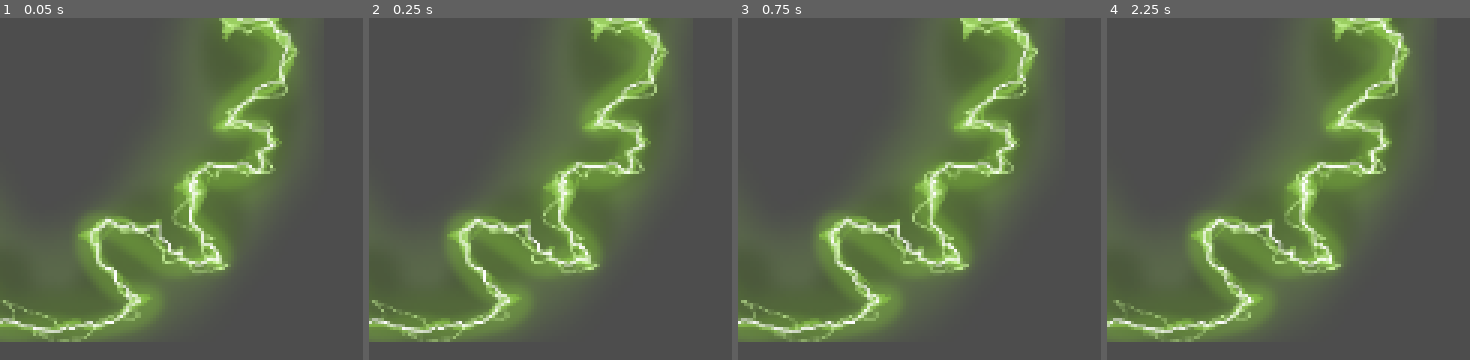
Above: before the commit, frames 1-4 (left to right).
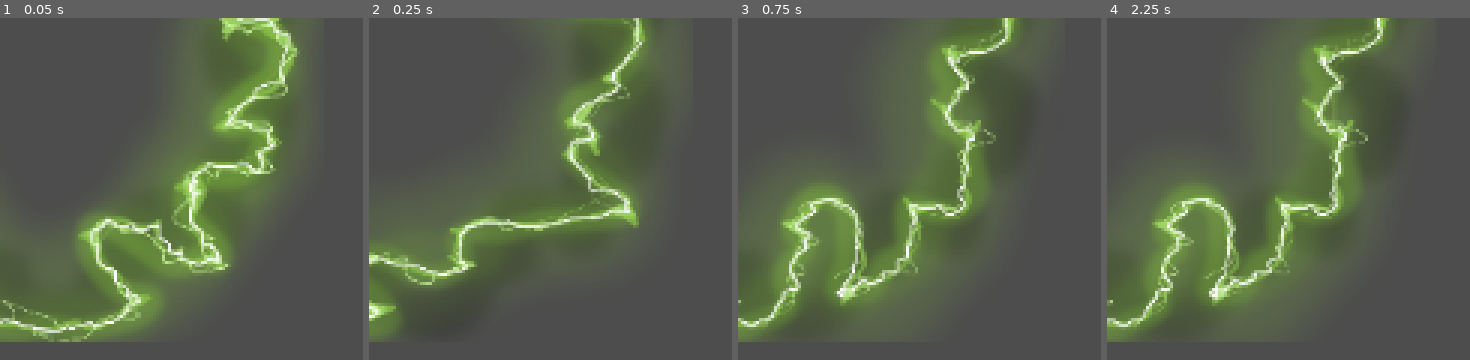
Above: after the commit, the same moments.

Repository: Lobbsterwaffles/Brocci
Game: Godot game, scene res://sourpatch.tscn
The game is run twice, just before and just after one commit, with the same random seed, the same clock (stepped at 60 frames per second) and the same inputs. This scene is started directly instead of the project's main scene.
Inputs:
- Up to frame 1 (0.05 s): no input
- Up to frame 2 (0.25 s): no input
- Up to frame 3 (0.75 s): tap A (a) at 0.6 s
- Up to frame 4 (2.25 s): tap D (d) at 0.8, 1.35 s; tap E (e) at 1.55, 2.1 s

Frame 1 is identical in both runs. In frame 2, 21% of the frame differs, in the area x 0-83%, y 0-95%; in frame 3, 23%; in frame 4, 23%, in the area x 0-84%, y 0-95%.

Commit message:
sourpatchmove

Diff:
--- a/rootly.gd
+++ b/rootly.gd
@@ -246,7 +246,7 @@
 
 func shoot_sourpatch():
 	var sou = scn_sourpatch.instantiate()
-	add_child(sou)
+	%Player.add_child(sou)
 
 func shoot_cuke():
 	var cuke = scn_cuke.instantiate()
--- a/sourpatch.tscn
+++ b/sourpatch.tscn
@@ -91,5 +91,6 @@
 position = Vector2(-5.421011e-20, -9.536743e-07)
 scale = Vector2(0.3125, 0.3125)
 sprite_frames = SubResource("SpriteFrames_k83p6")
+autoplay = "default"
 frame = 3
 frame_progress = 0.0972526
